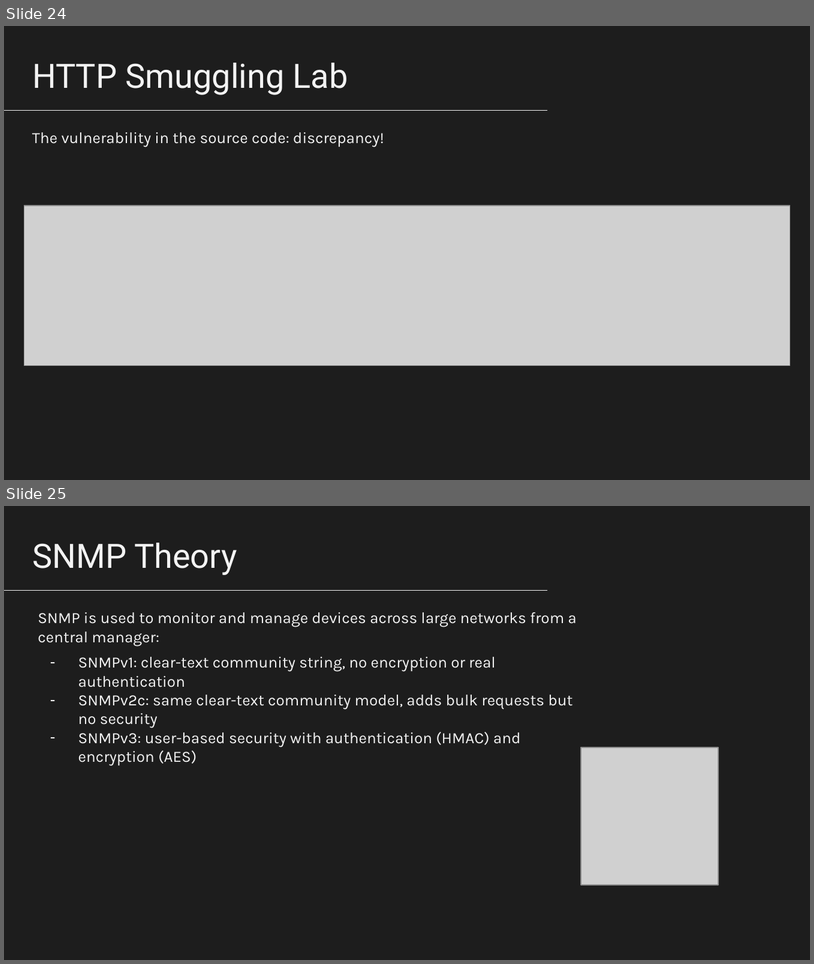
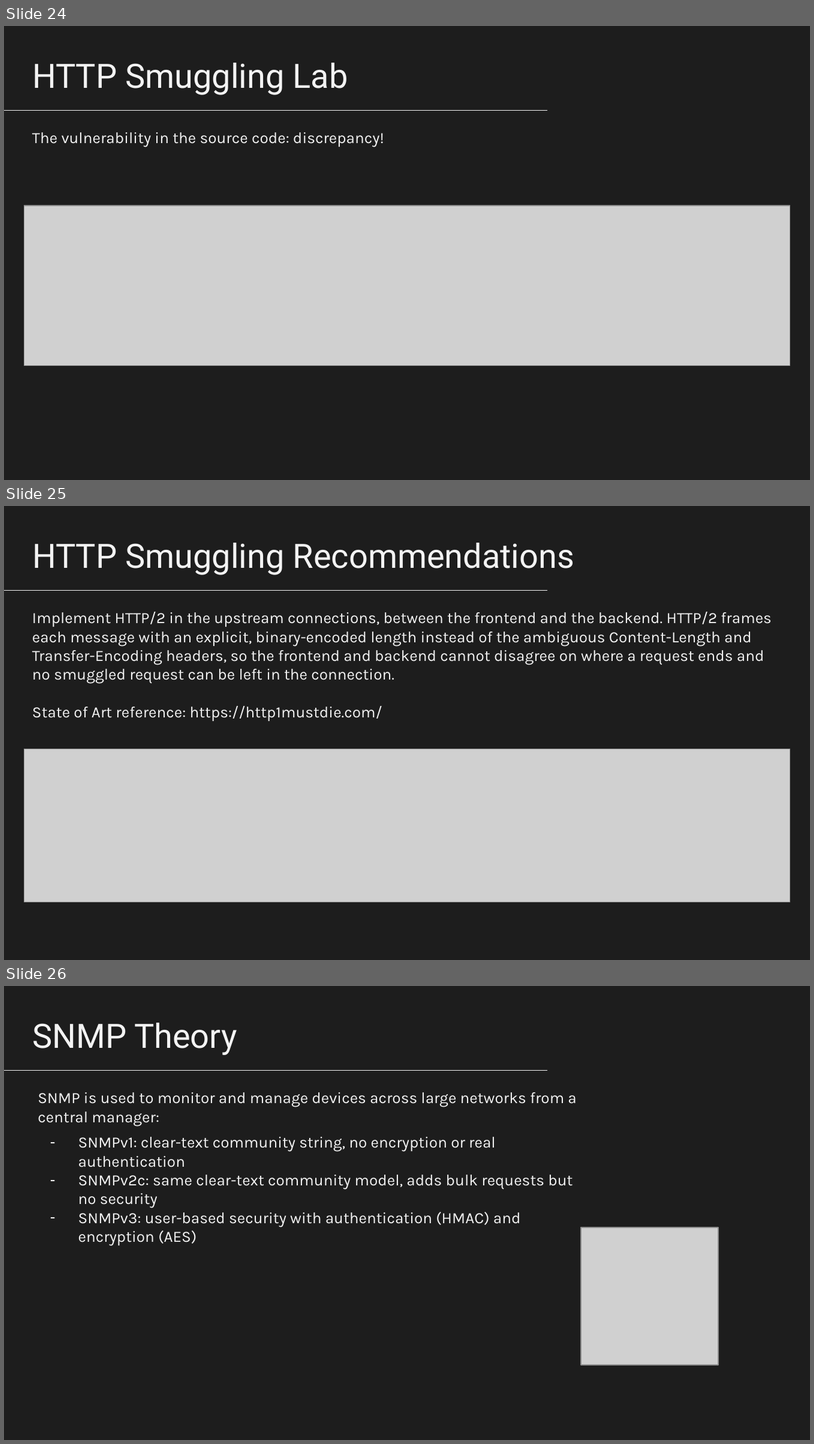
Before and after one commit to nico989/ProtocolsSecurityAssessmentUnitn, a slide deck: ProtocolsSecurityAssessmentUnitn.pptx. Shown one above the other, each under a label of ours: slides 24 and 25 before the commit, slides 24, 25 and 26 after it. The pictures are 814x964 and 814x1444 pixels, drawn with LibreOffice and Linux fonts; fonts in the diff are those of the drawing; grey boxes stand for pictures. Boxes give left, top, right and bottom in pixels: in the first picture for what was removed or moved away, otherwise in the second. Text is boxed around its words. In the diff, an @@ line names an element or a change of style, - is before the commit and + after.

```diff
--- a/ProtocolsSecurityAssessmentUnitn.pptx
+++ b/ProtocolsSecurityAssessmentUnitn.pptx
@@ slide 25 added at box(4, 506, 810, 960), background #1D1D1D @@
@@ title added at box(32, 543, 575, 575), 30 pt, text #F3F3F3 @@
+HTTP Smuggling Recommendations
@@ line added from (548, 591) to (4, 591), #F3F3F3 0.75 pt @@
@@ text added at box(32, 612, 771, 721), 14 pt, text #F3F3F3 @@
+Implement HTTP/2 in the upstream connections, between the frontend and the backend. HTTP/2 frames each message with an explicit, binary-encoded length instead of the ambiguous Content-Length and Transfer-Encoding headers, so the frontend and backend cannot disagree on where a request ends and no smuggled request can be left in the connection.
+State of Art reference: https://http1mustdie.com/
@@ picture added at box(24, 749, 790, 902) @@
@@ what was slide 25 is now slide 26 @@
```
Also in this commit, not shown: 4 slides changed, 1 other slide added.
